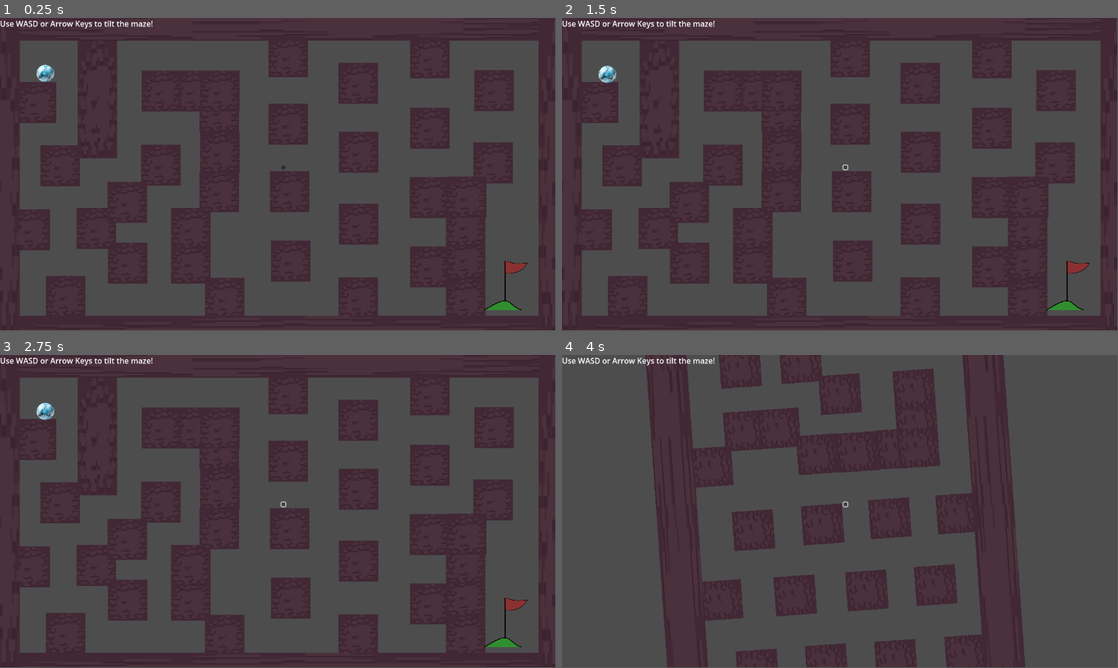
Above: before the commit, frames 1-4 (two rows, left to right).
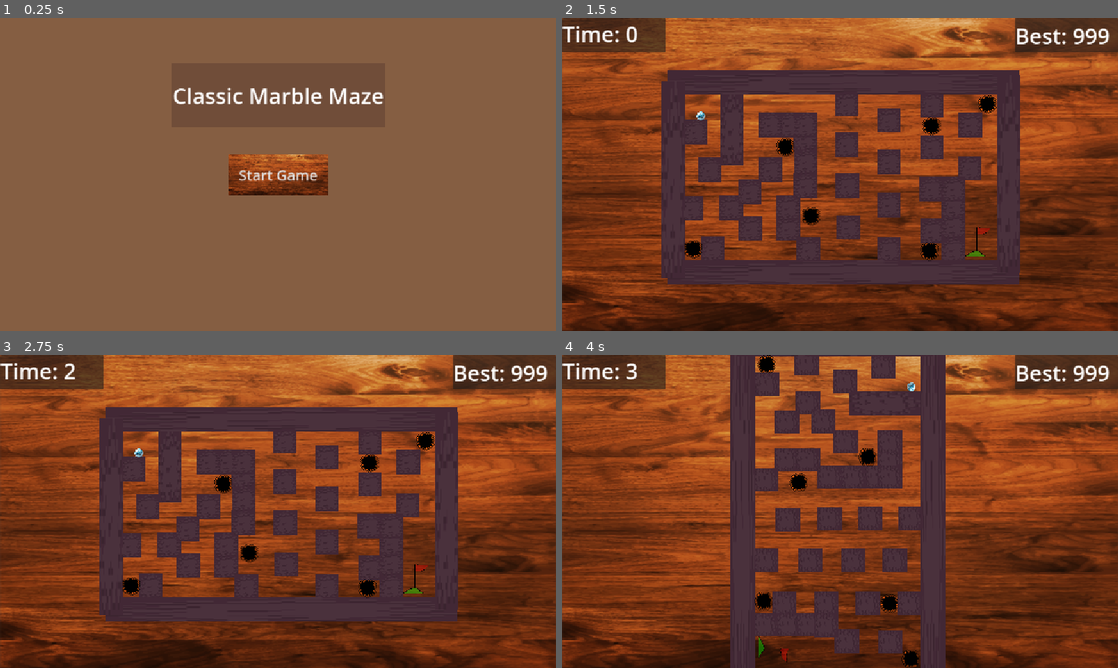
Above: after the commit, the same moments.

Repository: neote250/SimplePhysicsMarble
Game: Godot game, scene res://canvas_layer.tscn
Two runs of this game, one before a commit and one after it. Both use one fixed random seed, a clock stepped at 60 frames per second and the inputs below. Before the commit the project starts from res://MarbleMaze.tscn.
Inputs (mouse positions are in pixels of both pictures, inside the frame that each line leads up to):
- Up to frame 1 (0.25 s): no input
- Up to frame 2 (1.5 s): click (845, 168) at 0.52 s; click (845, 168) at 1.27 s
- Up to frame 3 (2.75 s): click (283, 505) at 2.02 s
- Up to frame 4 (4 s): tap Enter at 2.75 s; hold D (move_right) 2.78-3.53 s; hold S (move_down) from 3.53 s (still down)
In our replay, the window is 799x449 before the commit and 800x450 after it. These sizes can differ from the game's own. Grey fills any space a smaller window leaves; there, only what the larger window draws over its background counts as a difference.

The runs differ from the first frame. In frame 1, 100% of the frame differs, in the area x 0-100%, y 0-100%; in frame 2, 87%; in frame 3, 87%; in frame 4, 92%.

Commit message:
Main Updates
Base game functionality

Diff:
--- a/Marble.tscn
+++ b/Marble.tscn
@@ -9,10 +9,10 @@
 script = ExtResource("1_qi1a5")
 
 [node name="CollisionShape2D" type="CollisionShape2D" parent="."]
-scale = Vector2(1.9, 1.9)
+scale = Vector2(0.95, 0.95)
 shape = SubResource("CircleShape2D_c16uf")
 debug_color = Color(0.802821, 0.37901, 0.474375, 0.42)
 
 [node name="Sprite2D" type="Sprite2D" parent="."]
-scale = Vector2(0.05, 0.05)
+scale = Vector2(0.025, 0.025)
 texture = ExtResource("1_8jjmq")
--- a/MarbleMaze.gd
+++ b/MarbleMaze.gd
@@ -6,19 +6,20 @@
 @onready var marble = $MazeContainer/Marble
 @onready var goal = $MazeContainer/Goal
 @onready var ui = $UI
+@onready var timeLabel = $UI/Panel/Label
 
-var tilt_strength = 1200.0  # Increased for more responsive feel
-var tilt_speed = 120.0  # Slightly faster rotation
+var tilt_strength = 1200.0  #decrease for more physics-y
+var tilt_speed = 120.0
 var current_tilt = Vector2.ZERO
 var level_complete = false
+var trackedTime = 0
+var fullNumberTracker = 0
 
 func _ready():
 	# Connect goal signal
 	goal.body_entered.connect(_on_goal_reached)
 
-	# Set up UI
-	ui.get_node("RestartButton").pressed.connect(_restart_level)
-	ui.get_node("Label").text = "Use WASD or Arrow Keys to tilt the maze!"
+	$UI/Panel2/Label.text = "Best: {0}".format([ScoreManager.highScore])
 
 	# Center the maze rotation around screen center
 	var viewport_size = get_viewport().get_visible_rect().size
@@ -26,8 +27,15 @@
 
 func _process(delta):
 	if level_complete:
+		_restart_level()
 		return
+	if(fullNumberTracker < 1):
+		fullNumberTracker += get_process_delta_time()
+	else:
+		fullNumberTracker -= 1
+		trackedTime+=1
 
+	timeLabel.text = "Time: {0}".format([trackedTime])
 	# Handle input for tilting the maze with slight smoothing
 	var input_vector = Vector2.ZERO
 	var input_strength = 1.0
@@ -37,10 +45,7 @@
 		input_vector.x -= input_strength
 	if Input.is_action_pressed("move_right"):
 		input_vector.x += input_strength
-	if Input.is_action_pressed("move_up"):
-		input_vector.y -= input_strength
-	if Input.is_action_pressed("move_down"):
-		input_vector.y += input_strength
+
 
 	# Apply tilt with slight acceleration feel
 	var tilt_acceleration = tilt_speed
@@ -50,21 +55,35 @@
 	# Rotate the entire maze around its center (except UI)
 	$MazeContainer.rotation_degrees = current_tilt.x
 
-	# Apply gravity directly - no rotation needed since marble rotates with container
+	# Apply gravity directly
 	var gravity_force = Vector2(0, tilt_strength)
 	marble.apply_central_force(gravity_force)
 
 func _on_goal_reached(body):
 	if body == marble:
 		level_complete = true
-		ui.get_node("Label").text = "Level Complete! Press Restart to play again."
-		print("Goal reached!")
+		if(trackedTime < ScoreManager.highScore):
+			ScoreManager.highScore = trackedTime
+
 
 func _restart_level():
-	level_complete = false
-	current_tilt = Vector2.ZERO
-	$MazeContainer.rotation_degrees = 0
-	marble.position = $MazeContainer/StartPosition.position
-	marble.linear_velocity = Vector2.ZERO
-	marble.angular_velocity = 0
-	ui.get_node("Label").text = "Use WASD or Arrow Keys to tilt the maze!"
+	get_tree().change_scene_to_file("res://MarbleMaze.tscn")
+
+
+func _on_hole_body_entered(body: Node2D) -> void:
+	get_tree().change_scene_to_file("res://MarbleMaze.tscn")
+
+func _on_hole_2_body_entered(body: Node2D) -> void:
+	get_tree().change_scene_to_file("res://MarbleMaze.tscn")
+
+func _on_hole_3_body_entered(body: Node2D) -> void:
+	get_tree().change_scene_to_file("res://MarbleMaze.tscn")
+
+func _on_hole_4_body_entered(body: Node2D) -> void:
+	get_tree().change_scene_to_file("res://MarbleMaze.tscn")
+
+func _on_hole_5_body_entered(body: Node2D) -> void:
+	get_tree().change_scene_to_file("res://MarbleMaze.tscn")
+
+func _on_hole_6_body_entered(body: Node2D) -> void:
+	get_tree().change_scene_to_file("res://MarbleMaze.tscn")
--- a/MarbleMaze.tscn
+++ b/MarbleMaze.tscn
@@ -1,17 +1,34 @@
-[gd_scene load_steps=6 format=3 uid="uid://ynhj3j0rshb7"]
+[gd_scene load_steps=9 format=3 uid="uid://ynhj3j0rshb7"]
 
 [ext_resource type="PackedScene" uid="uid://8k17luuqyim" path="res://Marble.tscn" id="1_gwidm"]
 [ext_resource type="Script" uid="uid://c1drnkycrwu5j" path="res://MarbleMaze.gd" id="1_ijigb"]
+[ext_resource type="Texture2D" uid="uid://b42sf5pogshr8" path="res://woodTexture.png" id="2_0kjo8"]
 [ext_resource type="PackedScene" uid="uid://cf88kyul4lvcn" path="res://wall.tscn" id="2_iasie"]
 [ext_resource type="Texture2D" uid="uid://bgt23pef6i6jo" path="res://clipart982.png" id="3_iasie"]
+[ext_resource type="PackedScene" uid="uid://varab1fanynj" path="res://hole.tscn" id="5_068uj"]
+
+[sub_resource type="StyleBoxTexture" id="StyleBoxTexture_2lmlh"]
+texture = ExtResource("2_0kjo8")
 
 [sub_resource type="RectangleShape2D" id="RectangleShape2D_iasie"]
 
 [node name="MarbleMaze" type="Node2D"]
 script = ExtResource("1_ijigb")
 
+[node name="CanvasLayer" type="CanvasLayer" parent="."]
+layer = -1
+
+[node name="BackgroundPanel" type="Panel" parent="CanvasLayer"]
+anchors_preset = 15
+anchor_right = 1.0
+anchor_bottom = 1.0
+grow_horizontal = 2
+grow_vertical = 2
+theme_override_styles/panel = SubResource("StyleBoxTexture_2lmlh")
+
 [node name="MazeContainer" type="Node2D" parent="."]
 position = Vector2(576, 324)
+scale = Vector2(0.6, 0.6)
 
 [node name="StartPosition" type="Node2D" parent="MazeContainer"]
 position = Vector2(195, 201)
@@ -157,15 +174,76 @@
 
 [node name="Marble" parent="MazeContainer" instance=ExtResource("1_gwidm")]
 position = Vector2(-482, -223)
+collision_layer = 3
+
+[node name="Obstacles" type="Node2D" parent="MazeContainer"]
+
+[node name="Hole" parent="MazeContainer/Obstacles" instance=ExtResource("5_068uj")]
+position = Vector2(-508, 257)
+collision_layer = 2
+collision_mask = 2
+
+[node name="Hole2" parent="MazeContainer/Obstacles" instance=ExtResource("5_068uj")]
+position = Vector2(-189, -93)
+collision_layer = 2
+collision_mask = 2
+
+[node name="Hole3" parent="MazeContainer/Obstacles" instance=ExtResource("5_068uj")]
+position = Vector2(316, -167)
+collision_layer = 2
+collision_mask = 2
+
+[node name="Hole4" parent="MazeContainer/Obstacles" instance=ExtResource("5_068uj")]
+position = Vector2(508, -242)
+collision_layer = 2
+collision_mask = 2
+
+[node name="Hole5" parent="MazeContainer/Obstacles" instance=ExtResource("5_068uj")]
+position = Vector2(308, 266)
+collision_layer = 2
+collision_mask = 2
+
+[node name="Hole6" parent="MazeContainer/Obstacles" instance=ExtResource("5_068uj")]
+position = Vector2(-101, 145)
+collision_layer = 2
+collision_mask = 2
 
 [node name="UI" type="CanvasLayer" parent="."]
 
-[node name="Label" type="Label" parent="UI"]
+[node name="Panel" type="Panel" parent="UI"]
+offset_right = 214.0
+offset_bottom = 71.0
+
+[node name="Label" type="Label" parent="UI/Panel"]
+layout_mode = 0
 offset_right = 40.0
 offset_bottom = 23.0
-
-[node name="RestartButton" type="Button" parent="UI"]
-offset_left = 584.0
-offset_top = 306.0
-offset_right = 592.0
-offset_bottom = 314.0
+theme_override_font_sizes/font_size = 45
+text = "Time: "
+
+[node name="Panel2" type="Panel" parent="UI"]
+anchors_preset = 1
+anchor_left = 1.0
+anchor_right = 1.0
+offset_left = -214.0
+offset_bottom = 71.0
+grow_horizontal = 0
+
+[node name="Label" type="Label" parent="UI/Panel2"]
+layout_mode = 1
+anchors_preset = 4
+anchor_top = 0.5
+anchor_bottom = 0.5
+offset_top = -31.5
+offset_right = 131.0
+offset_bottom = 31.5
+grow_vertical = 2
+theme_override_font_sizes/font_size = 45
+text = "Best: "
+
+[connection signal="body_entered" from="MazeContainer/Obstacles/Hole" to="." method="_on_hole_body_entered"]
+[connection signal="body_entered" from="MazeContainer/Obstacles/Hole2" to="." method="_on_hole_2_body_entered"]
+[connection signal="body_entered" from="MazeContainer/Obstacles/Hole3" to="." method="_on_hole_3_body_entered"]
+[connection signal="body_entered" from="MazeContainer/Obstacles/Hole4" to="." method="_on_hole_4_body_entered"]
+[connection signal="body_entered" from="MazeContainer/Obstacles/Hole5" to="." method="_on_hole_5_body_entered"]
+[connection signal="body_entered" from="MazeContainer/Obstacles/Hole6" to="." method="_on_hole_6_body_entered"]
--- /dev/null
+++ b/ScoreManager.gd
@@ -0,0 +1,4 @@
+extends Node
+
+var highScore :int = 999
+var highScoreLv2:int = 999
--- /dev/null
+++ b/canvas_layer.gd
@@ -0,0 +1,16 @@
+extends CanvasLayer
+
+
+# Called when the node enters the scene tree for the first time.
+func _ready() -> void:
+	pass # Replace with function body.
+
+
+# Called every frame. 'delta' is the elapsed time since the previous frame.
+func _process(delta: float) -> void:
+	pass
+
+
+
+func _on_start_button_pressed() -> void:
+	get_tree().change_scene_to_file("res://MarbleMaze.tscn")
--- /dev/null
+++ b/canvas_layer.tscn
@@ -0,0 +1,80 @@
+[gd_scene load_steps=8 format=3 uid="uid://b20333qtjna3n"]
+
+[ext_resource type="Script" uid="uid://mwidonwvovvj" path="res://canvas_layer.gd" id="1_tg4cr"]
+[ext_resource type="Texture2D" uid="uid://b42sf5pogshr8" path="res://woodTexture.png" id="1_v2lfg"]
+
+[sub_resource type="StyleBoxFlat" id="StyleBoxFlat_tg4cr"]
+bg_color = Color(0.521569, 0.368627, 0.258824, 1)
+
+[sub_resource type="StyleBoxFlat" id="StyleBoxFlat_v2lfg"]
+bg_color = Color(0.211765, 0.121569, 0.12549, 0.266667)
+
+[sub_resource type="StyleBoxTexture" id="StyleBoxTexture_37rai"]
+texture = ExtResource("1_v2lfg")
+
+[sub_resource type="StyleBoxTexture" id="StyleBoxTexture_tg4cr"]
+texture = ExtResource("1_v2lfg")
+modulate_color = Color(0.497335, 0.166477, 0, 1)
+
+[sub_resource type="StyleBoxTexture" id="StyleBoxTexture_v2lfg"]
+texture = ExtResource("1_v2lfg")
+
+[node name="CanvasLayer" type="CanvasLayer"]
+script = ExtResource("1_tg4cr")
+
+[node name="Panel2" type="Panel" parent="."]
+anchors_preset = 15
+anchor_right = 1.0
+anchor_bottom = 1.0
+grow_horizontal = 2
+grow_vertical = 2
+theme_override_styles/panel = SubResource("StyleBoxFlat_tg4cr")
+
+[node name="Panel" type="Panel" parent="."]
+anchors_preset = 5
+anchor_left = 0.5
+anchor_right = 0.5
+offset_left = -222.0
+offset_top = 93.0
+offset_right = 222.0
+offset_bottom = 226.0
+grow_horizontal = 2
+tooltip_text = "Badly made, but hey..."
+theme_override_styles/panel = SubResource("StyleBoxFlat_v2lfg")
+
+[node name="Label" type="Label" parent="Panel"]
+layout_mode = 1
+anchors_preset = 8
+anchor_left = 0.5
+anchor_top = 0.5
+anchor_right = 0.5
+anchor_bottom = 0.5
+offset_left = -78.0
+offset_top = -11.5
+offset_right = 78.0
+offset_bottom = 11.5
+grow_horizontal = 2
+grow_vertical = 2
+theme_override_colors/font_color = Color(1, 1, 1, 1)
+theme_override_font_sizes/font_size = 45
+text = "Classic Marble Maze"
+
+[node name="StartButton" type="Button" parent="."]
+anchors_preset = 8
+anchor_left = 0.5
+anchor_top = 0.5
+anchor_right = 0.5
+anchor_bottom = 0.5
+offset_left = -103.5
+offset_top = -42.0
+offset_right = 103.5
+offset_bottom = 42.0
+grow_horizontal = 2
+grow_vertical = 2
+theme_override_font_sizes/font_size = 30
+theme_override_styles/hover = SubResource("StyleBoxTexture_37rai")
+theme_override_styles/pressed = SubResource("StyleBoxTexture_tg4cr")
+theme_override_styles/normal = SubResource("StyleBoxTexture_v2lfg")
+text = "Start Game"
+
+[connection signal="pressed" from="StartButton" to="." method="_on_start_button_pressed"]
--- /dev/null
+++ b/hole.tscn
@@ -0,0 +1,16 @@
+[gd_scene load_steps=3 format=3 uid="uid://varab1fanynj"]
+
+[ext_resource type="Texture2D" uid="uid://c37sf0halxhci" path="res://clipart1659079.png" id="1_ln22a"]
+
+[sub_resource type="CircleShape2D" id="CircleShape2D_1s0jb"]
+
+[node name="Hole" type="Area2D"]
+
+[node name="CollisionShape2D" type="CollisionShape2D" parent="."]
+scale = Vector2(3, 3)
+shape = SubResource("CircleShape2D_1s0jb")
+debug_color = Color(0.828985, 0.32824, 0.569467, 0.42)
+
+[node name="Sprite2D" type="Sprite2D" parent="."]
+scale = Vector2(0.15, 0.15)
+texture = ExtResource("1_ln22a")
--- a/project.godot
+++ b/project.godot
@@ -11,13 +11,18 @@
 [application]
 
 config/name="PhysicsGameV2"
-run/main_scene="uid://ynhj3j0rshb7"
+run/main_scene="uid://b20333qtjna3n"
 config/features=PackedStringArray("4.4", "Mobile")
 config/icon="res://icon.svg"
+
+[autoload]
+
+ScoreManager="*res://ScoreManager.gd"
 
 [display]
 
 window/size/mode=2
+window/stretch/mode="canvas_items"
 
 [dotnet]
 
@@ -50,6 +55,11 @@
 ]
 }
 
+[physics]
+
+2d/main_scene="uid://b20333qtjna3n"
+2d/stretch/mode="canvas_items"
+
 [rendering]
 
 renderer/rendering_method="mobile"
Not shown, added: ScoreManager.gd.uid
Not shown, added: canvas_layer.gd.uid
Binary file added: vintageMarbleMazeGame.jpg
Not shown, added: vintageMarbleMazeGame.jpg.import
Binary file added: woodTexture.png
Not shown, added: woodTexture.png.import
